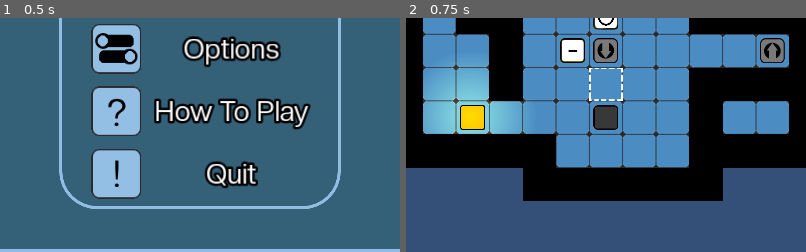
Above: before the commit, frames 1-2 (left to right).
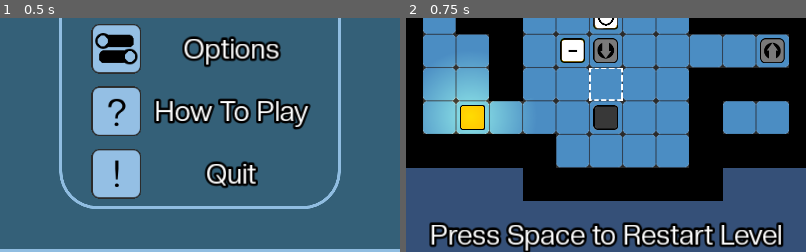
Above: after the commit, the same moments.

Repository: YannBurrett/Toucanoban_Repo
Game: Godot game, scene res://UI/MainScreen.tscn
Two runs of this game, one before a commit and one after it. Both use one fixed random seed, a clock stepped at 60 frames per second and the inputs below.
Inputs (mouse positions are % of the whole screen's width and height, from its top left):
- Up to frame 1 (0.5 s): no input
- Up to frame 2 (0.75 s): click (40, 30) at 0.5 s
The pictures show only the part of the screen within x 25-75%, y 50-100%; the shares and areas given below are measured in that part.

Frame 1 is identical in both runs. In frame 2, 7.0% of the frame differs, in the area x 5-95%, y 87-100%.

Commit message:
Final commit

Diff:
--- a/Templates/LevelTemplate.tscn
+++ b/Templates/LevelTemplate.tscn
@@ -13,6 +13,7 @@
 [ext_resource path="res://SFX/VictorySound.gd" type="Script" id=11]
 [ext_resource path="res://Font/CreatoDisplay-Bold.otf" type="DynamicFontData" id=12]
 [ext_resource path="res://Templates/VictorLabel.gd" type="Script" id=13]
+[ext_resource path="res://UI/Toucanoban.theme" type="Theme" id=14]
 
 [sub_resource type="OccluderPolygon2D" id=1]
 polygon = PoolVector2Array( 64, 64, 0, 64, 0, 0, 64, 0 )
@@ -124,6 +125,30 @@
 align = 1
 script = ExtResource( 13 )
 
+[node name="Control" type="Control" parent="CanvasLayer"]
+anchor_right = 1.0
+anchor_bottom = 1.0
+theme = ExtResource( 14 )
+__meta__ = {
+"_edit_use_anchors_": false
+}
+
+[node name="CenterContainer" type="CenterContainer" parent="CanvasLayer/Control"]
+anchor_top = 1.0
+anchor_right = 1.0
+anchor_bottom = 1.0
+margin_top = -44.0
+__meta__ = {
+"_edit_use_anchors_": false
+}
+
+[node name="Label" type="Label" parent="CanvasLayer/Control/CenterContainer"]
+margin_left = 283.0
+margin_right = 741.0
+margin_bottom = 44.0
+text = "Press Space to Restart Level"
+align = 1
+
 [connection signal="victory" from="Goals" to="VictoryParticles" method="_on_Goals_victory"]
 [connection signal="victory" from="Goals" to="VictorySound" method="_on_Goals_victory"]
 [connection signal="victory" from="Goals" to="CanvasLayer/CenterContainer/VictorLabel" method="_on_Goals_victory"]
Not shown: 1 places in Templates/LevelTemplate.tscn that only renumber resources
